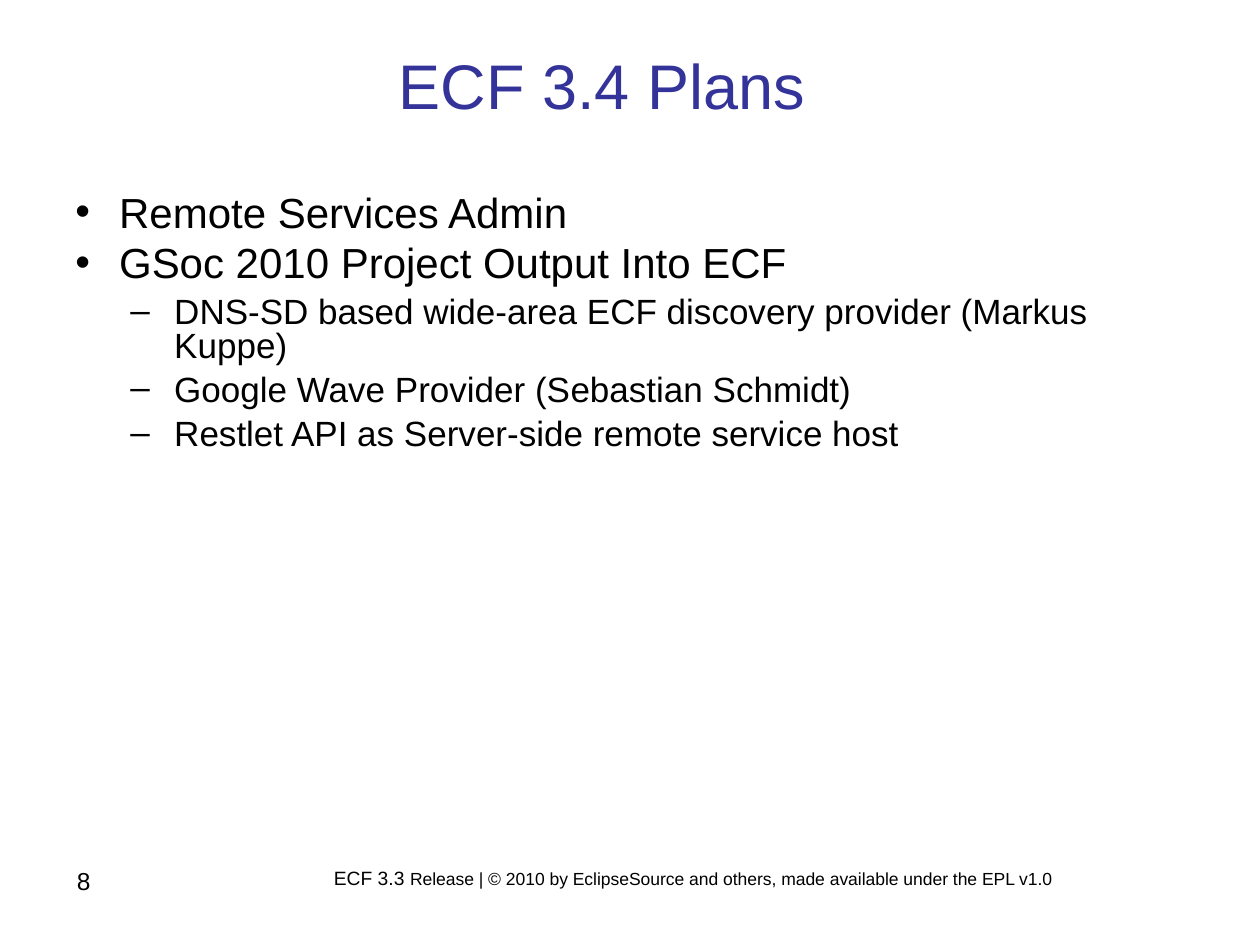
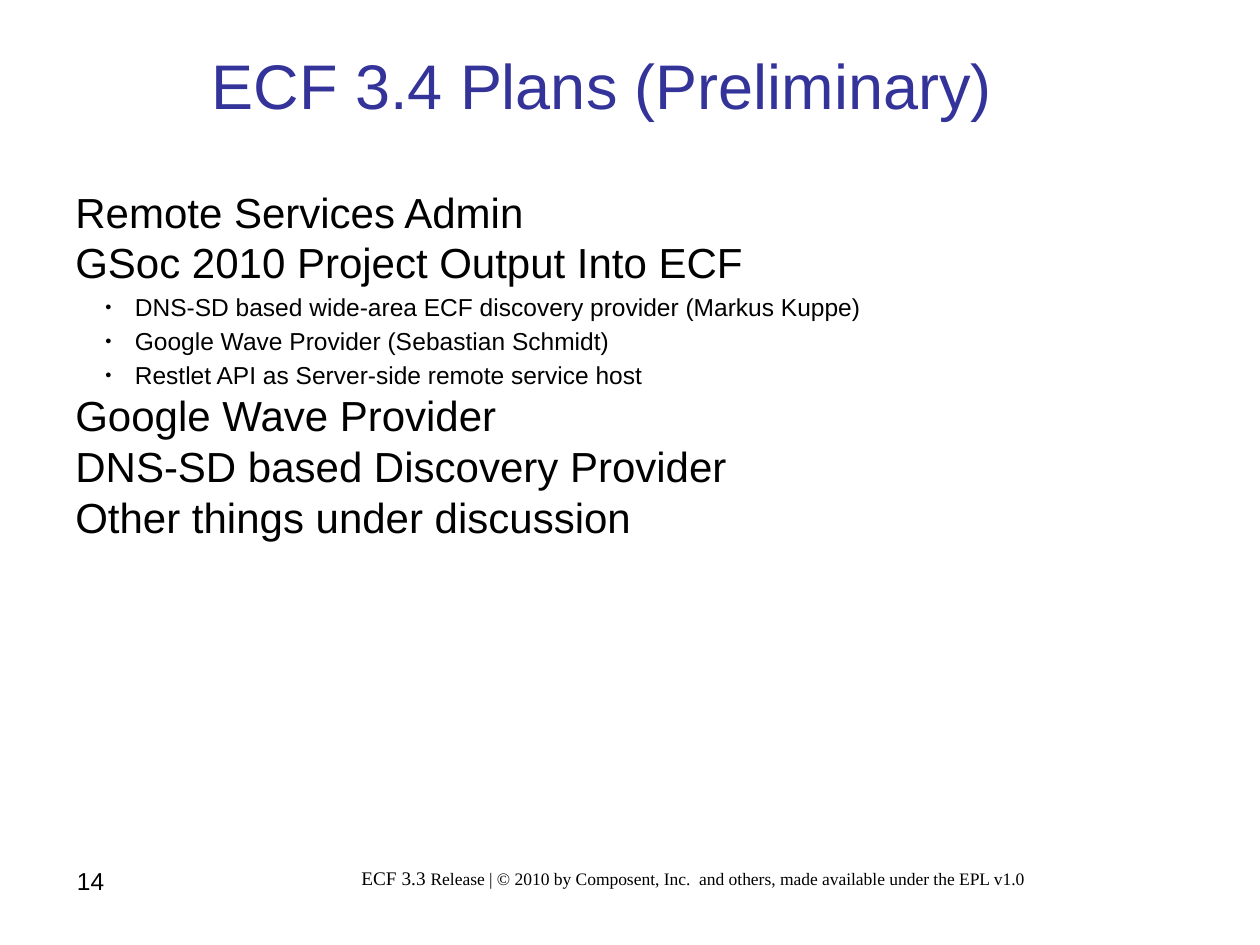
Before and after one commit to eclipse/ecf-website, a slide deck: slide 14 of reviews/ECF_Project_3.3_Release_Review.ppt (slide 8 before the commit). Drawn at 1260x945 pixels with LibreOffice and Linux fonts; fonts in the diff are those of the drawing; background and template pictures are left out. Boxes give left, top, right and bottom in pixels: in the first picture for what was removed or moved away, otherwise in the second. Text is boxed around its words. In the diff, an @@ line names an element or a change of style, - is before the commit and + after.

Commit message:
New ECF 3.3. release materials

```diff
--- a/reviews/ECF_Project_3.3_Release_Review.ppt
+++ b/reviews/ECF_Project_3.3_Release_Review.ppt
@@ text at (212,63,992,121): text changed @@
-ECF 3.4 Plans
+ECF 3.4 Plans (Preliminary)
@@ text at (75,197,860,385): size 20 to 14 pt in "DNS-SD based wide-area ECF discovery provider (Markus ...", "Google Wave Provider (Sebastian Schmidt)", "Restlet API as Server-side remote service host"; bullet • to none; bullet – to ● @@
@@ text at (75,400,726,542): paragraphs added @@
+Google Wave Provider
+DNS-SD based Discovery Provider
+Other things under discussion
@@ page number at (77,873,104,890): text changed @@
-8
+14
@@ text at (361,872,1025,889): text changed; font Arial to Times New Roman @@
-ECF 3.3 Release | © 2010 by EclipseSource and others, made available under the EPL v1.0
+ECF 3.3 Release | © 2010 by Composent, Inc. and others, made available under the EPL v1.0
```
Also in this commit, not shown: 4 other slides changed, 9 slides added, 3 slides removed, 3 other files.
